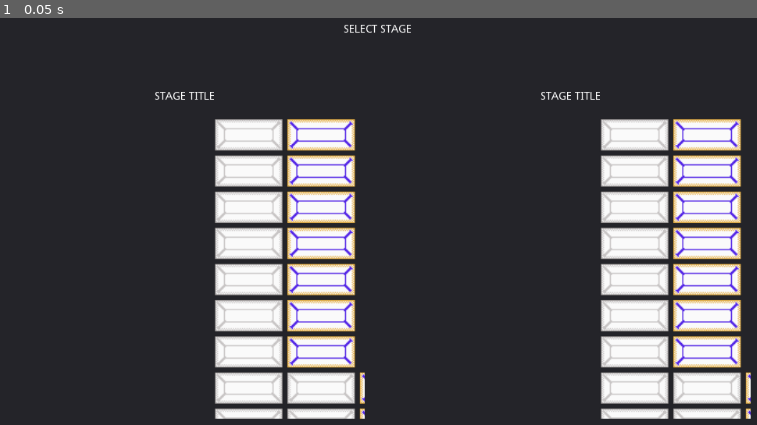
Above: before the commit, frame 1.
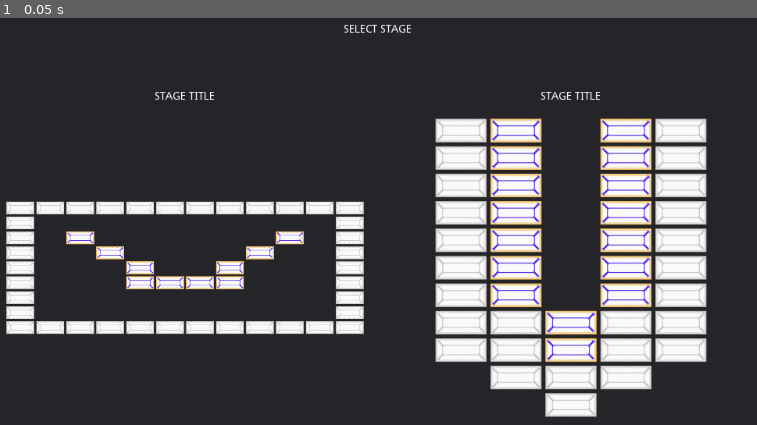
Above: after the commit, the same moment.

Repository: Anatolij-Grigorjev/Breakout4Godot
Game: Godot game, scene res://menus/StageSelectMenu.tscn
Same seed, same stepped clock (60 frames per second), same inputs: the game is played once before the commit and once after it. This scene is started directly instead of the project's main scene.
Inputs:
- Up to frame 1 (0.05 s): no input

The runs differ from the first frame. In frame 1, 35% of the frame differs, in the area x 0-100%, y 24-99%.

Commit message:
make centering work when loaded in stage select

Diff:
--- a/game/menus/StageSelectBlock.gd
+++ b/game/menus/StageSelectBlock.gd
@@ -14,7 +14,7 @@
 	if stage_bricks:
 		var instance = stage_bricks.instance()
 		preview_window.add_child(instance)
-		_center_in_viewport(preview_window, instance)
+		call_deferred("_center_in_viewport", preview_window, instance)
 
 
 func _center_in_viewport(viewport: Viewport, bricks: BricksMap):
--- a/game/menus/StageSelectMenu.tscn
+++ b/game/menus/StageSelectMenu.tscn
@@ -1,6 +1,7 @@
-[gd_scene load_steps=2 format=2]
+[gd_scene load_steps=3 format=2]
 
 [ext_resource path="res://menus/StageSelectBlock.tscn" type="PackedScene" id=1]
+[ext_resource path="res://bricks/BricksMapSmile.tscn" type="PackedScene" id=2]
 
 [node name="StageSelectMenu" type="Control"]
 anchor_right = 1.0
@@ -49,6 +50,7 @@
 margin_bottom = 464.0
 size_flags_horizontal = 3
 size_flags_vertical = 3
+stage_bricks = ExtResource( 2 )
 
 [node name="StageSelectBlock2" parent="Panel/MarginContainer/VBoxContainer/GridContainer" instance=ExtResource( 1 )]
 anchor_right = 0.0
